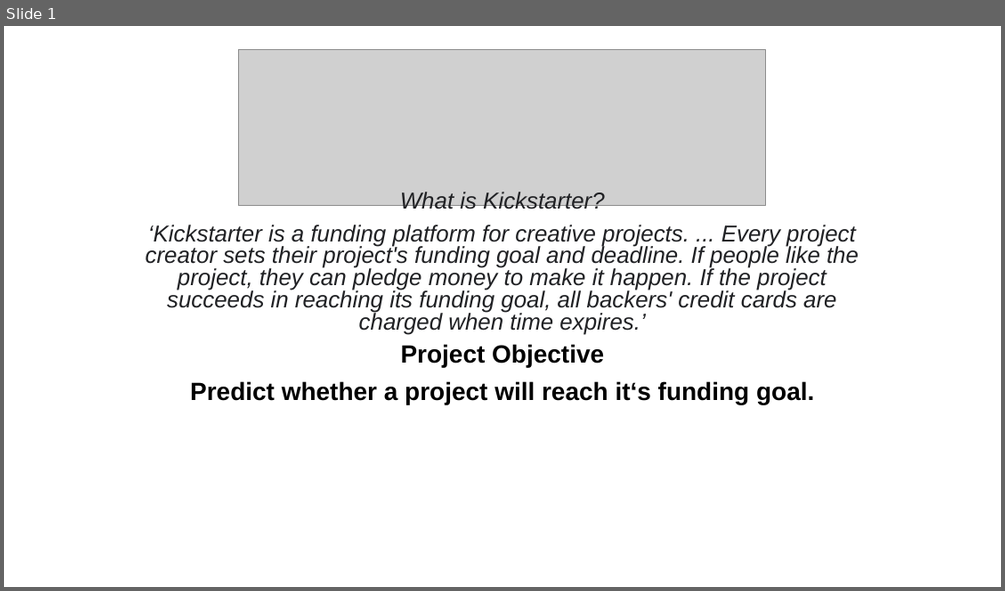
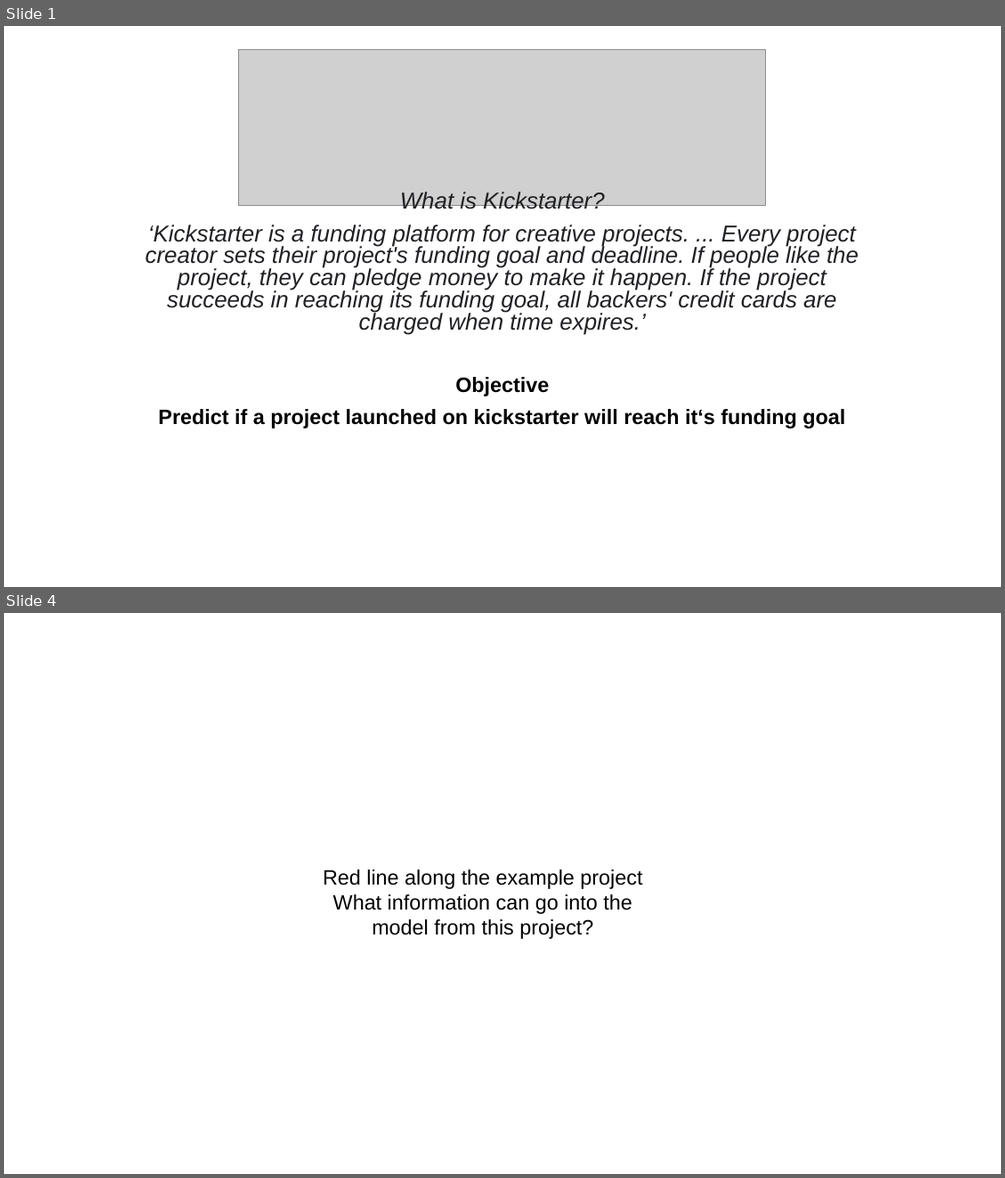
Before and after one commit to nicolerichter1989/kickstarter, a slide deck: kickstarter_presentation.pptx. Shown one above the other, each under a label of ours: slide 1 before the commit, slides 1 and 4 after it; the slides between them are not shown. The pictures are 1005x591 and 1005x1178 pixels, drawn with LibreOffice and Linux fonts; fonts in the diff are those of the drawing; grey boxes stand for pictures. Boxes give left, top, right and bottom in pixels: in the first picture for what was removed or moved away, otherwise in the second. Text is boxed around its words. In the diff, an @@ line names an element or a change of style, - is before the commit and + after.

```diff
--- a/kickstarter_presentation.pptx
+++ b/kickstarter_presentation.pptx
@@ slide 4 added at [4, 613, 1001, 1174], background #FFFFFF @@
@@ text added at [323, 869, 642, 939], 20 pt, text #000000 @@
+Red line along the example project
+What information can go into the model from this project?
@@ slide 1 changed as well @@
@@ subtitle at [158, 377, 845, 428]: text changed; size 24 to 20 pt @@
-Project Objective
-Predict whether a project will reach it‘s funding goal.
+Objective
+Predict if a project launched on kickstarter will reach it‘s funding goal
```
Also in this commit, not shown: 2 other slides changed, 4 other slides added, 3 slides removed, 1 other file.
